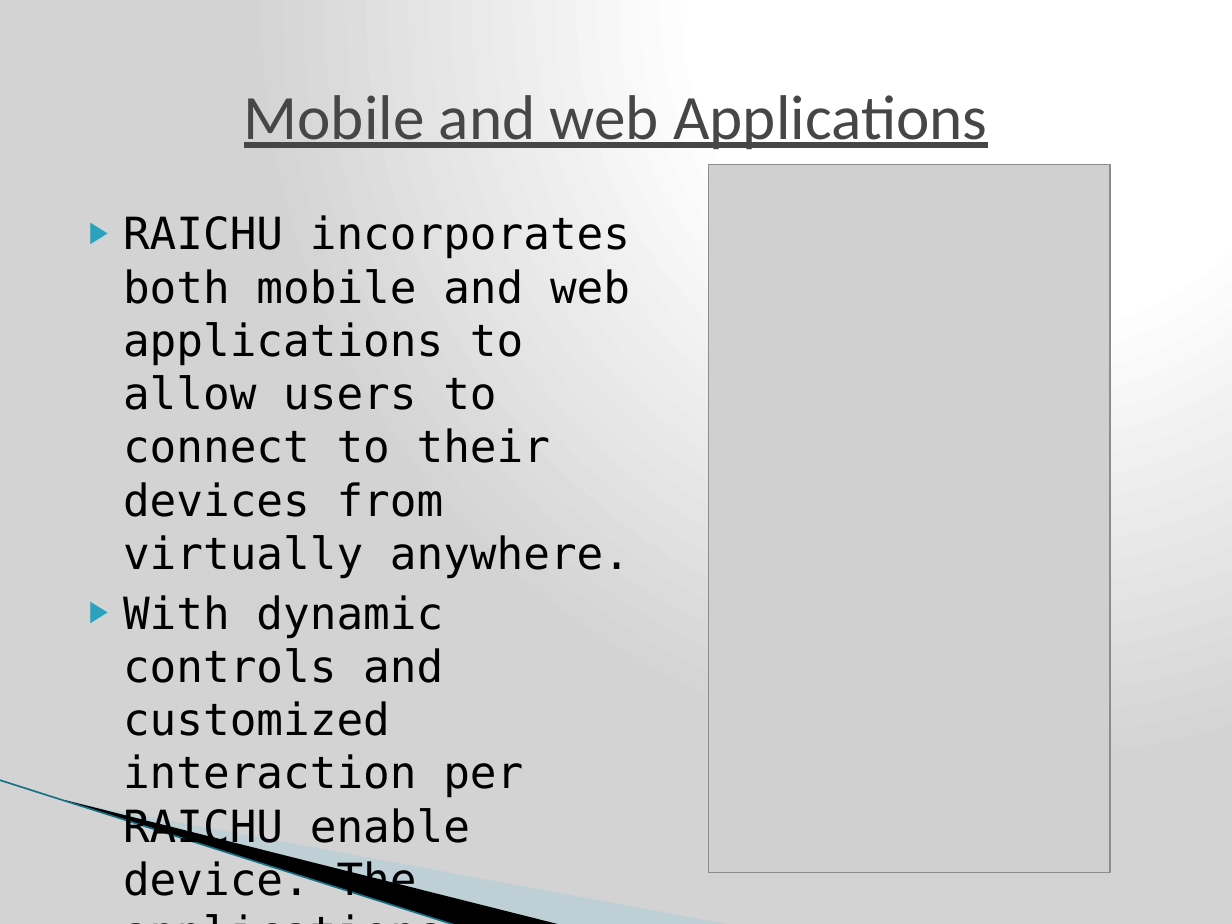
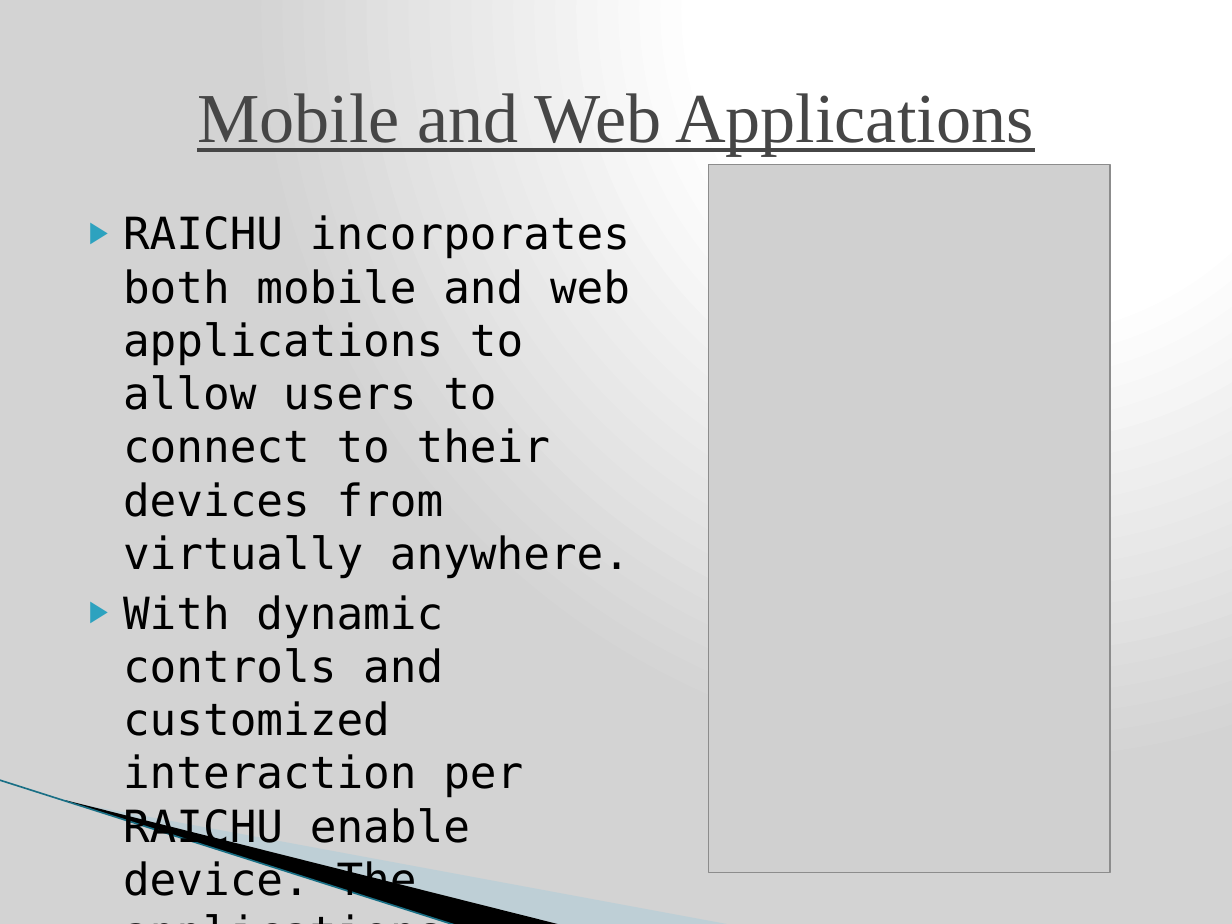
Before and after one commit to nomastmas/raichu, a slide deck: slide 7 of docs/final_presentation_release.pptx. Drawn at 1232x924 pixels with LibreOffice and Linux fonts; fonts in the diff are those of the drawing; grey boxes stand for pictures; background and template pictures are left out. Boxes give left, top, right and bottom in pixels: in the first picture for what was removed or moved away, otherwise in the second. Text is boxed around its words. In the diff, an @@ line names an element or a change of style, - is before the commit and + after.

```diff
--- a/docs/final_presentation_release.pptx
+++ b/docs/final_presentation_release.pptx
@@ title at [197, 93, 1033, 156]: text changed; size 36.9 to 41 pt; font Calibri to Times New Roman @@
-Mobile and web Applications
+Mobile and Web Applications
```
Also in this commit, not shown: 20 other slides changed.
